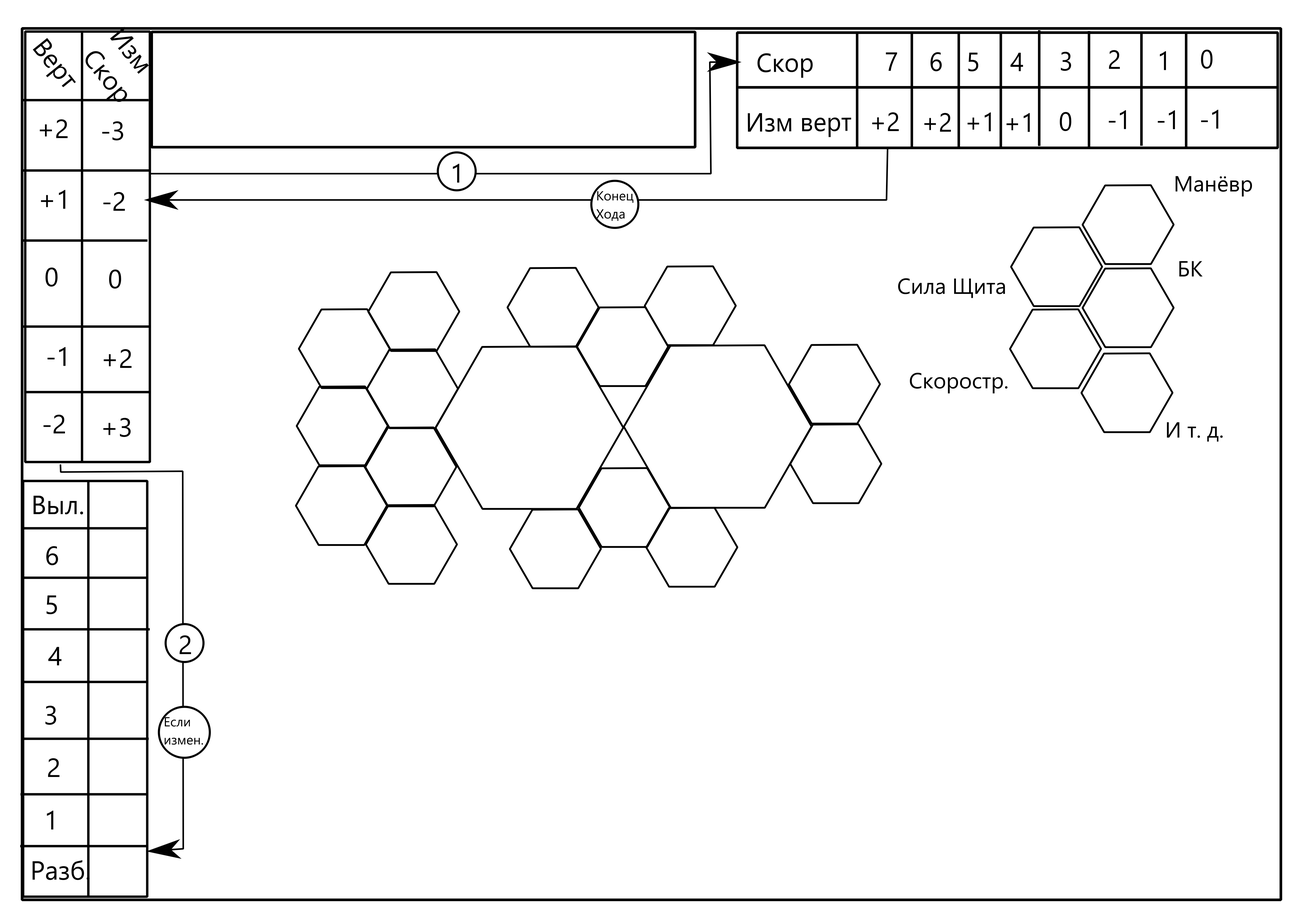
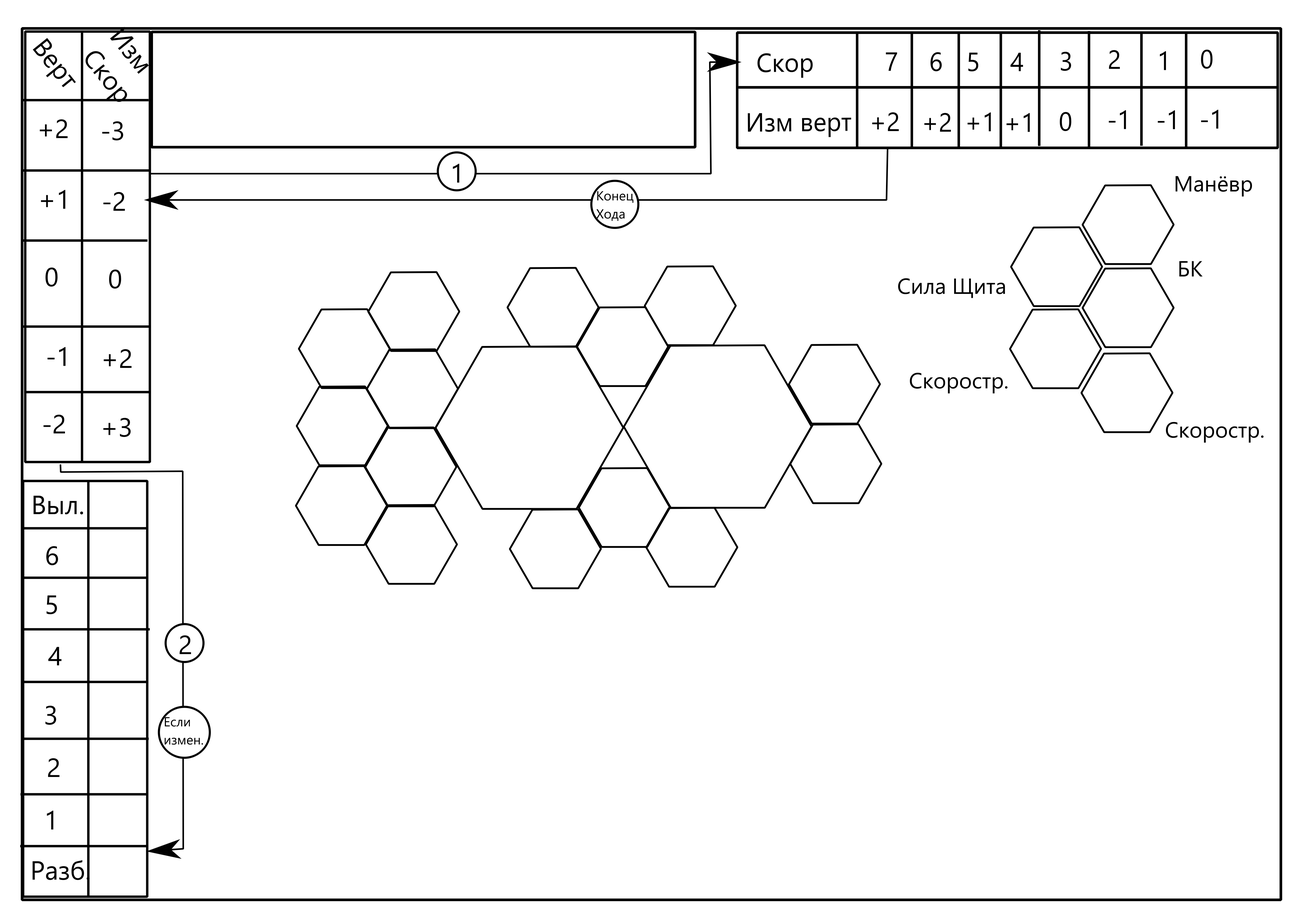
Comparing the layer stacks of the two 1304 x 923 images. Changes:
pixels changed over (x1=1166, y1=421, x2=1264, y2=443) (layer not identified)
